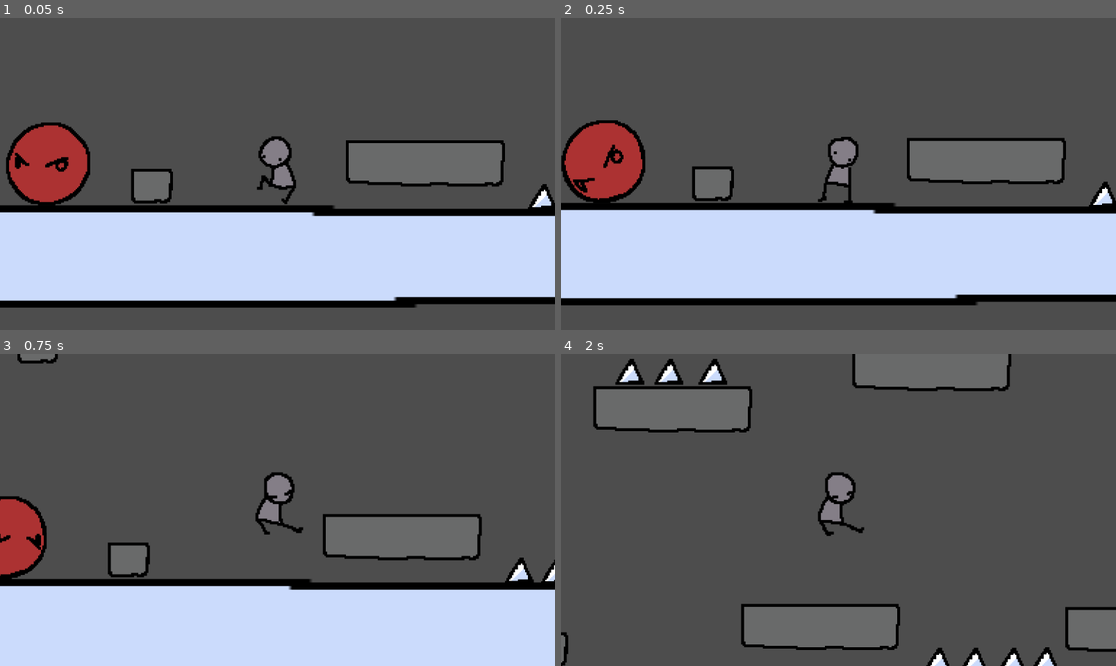
Above: before the commit, frames 1-4 (two rows, left to right).
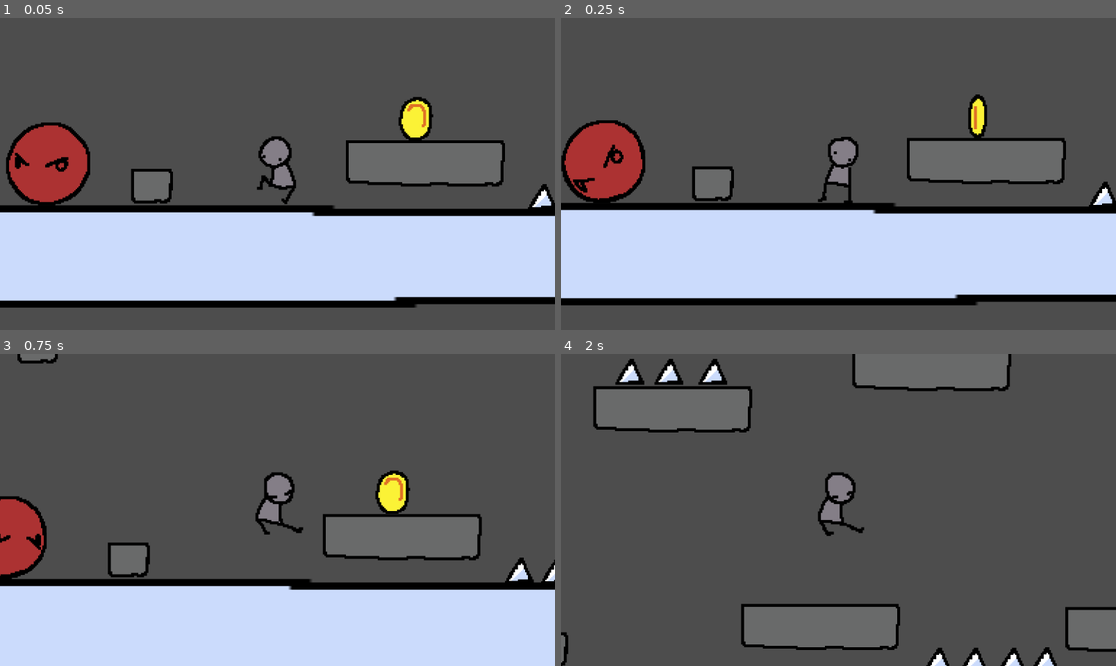
Above: after the commit, the same moments.

Repository: Helia8/platform
Game: Godot game, scene res://scenes/Level/Level1.tscn
Two runs of this game, one before a commit and one after it. Both use one fixed random seed, a clock stepped at 60 frames per second and the inputs below.
Inputs:
- Up to frame 1 (0.05 s): no input
- Up to frame 2 (0.25 s): no input
- Up to frame 3 (0.75 s): tap Enter (ui_accept) at 0.5 s; hold Right (ui_right) from 0.53 s (still down)
- Up to frame 4 (2 s): keep holding Right (ui_right); tap Enter (ui_accept) at 0.77, 1.52 s

The runs differ from the first frame. In frame 1, 0.7% of the frame differs, in the area x 71-79%, y 25-40%; in frame 2, 0.4%; in frame 3, 0.7%, in the area x 67-74%, y 37-52%; in frame 4, nothing differs.

Commit message:
feat: sprites

Diff:
--- a/scenes/Pickups/CoinPickup.tscn
+++ b/scenes/Pickups/CoinPickup.tscn
@@ -1,9 +1,33 @@
 [gd_scene format=3 uid="uid://c65r76r3p4o1"]
 
 [ext_resource type="Script" uid="uid://c73gmgd2vla27" path="res://src/Pickups/coin_pickup.gd" id="1_1b5st"]
+[ext_resource type="Texture2D" uid="uid://d1evko323eq04" path="res://assets/anims/obj/coin1.png" id="2_3cifr"]
+[ext_resource type="Texture2D" uid="uid://n4h01op5uq3c" path="res://assets/anims/obj/coin2.png" id="3_fajto"]
+[ext_resource type="Texture2D" uid="uid://ddpek5aipga6b" path="res://assets/anims/obj/coin3.png" id="4_wsqdb"]
+[ext_resource type="Texture2D" uid="uid://bsnvi6dob2vnr" path="res://assets/anims/obj/coin4.png" id="5_a43fy"]
 
 [sub_resource type="CircleShape2D" id="CircleShape2D_goyns"]
 radius = 73.171036
+
+[sub_resource type="SpriteFrames" id="SpriteFrames_m1t1i"]
+animations = [{
+"frames": [{
+"duration": 1.0,
+"texture": ExtResource("2_3cifr")
+}, {
+"duration": 1.0,
+"texture": ExtResource("3_fajto")
+}, {
+"duration": 1.0,
+"texture": ExtResource("4_wsqdb")
+}, {
+"duration": 1.0,
+"texture": ExtResource("5_a43fy")
+}],
+"loop": true,
+"name": &"idle",
+"speed": 5.0
+}]
 
 [node name="CoinPickup" type="Node2D" unique_id=488724526]
 script = ExtResource("1_1b5st")
@@ -13,4 +37,10 @@
 [node name="PickupCollision" type="CollisionShape2D" parent="CoinArea" unique_id=191844623]
 shape = SubResource("CircleShape2D_goyns")
 
+[node name="AnimatedSprite2D" type="AnimatedSprite2D" parent="CoinArea" unique_id=437787391]
+sprite_frames = SubResource("SpriteFrames_m1t1i")
+animation = &"idle"
+autoplay = "idle"
+frame_progress = 0.3172198
+
 [connection signal="body_entered" from="CoinArea" to="." method="_on_coin_area_body_entered"]
--- a/scenes/Platforms/MovingPlatformWithTrigger.tscn
+++ b/scenes/Platforms/MovingPlatformWithTrigger.tscn
@@ -1,6 +1,7 @@
-[gd_scene format=3 uid="uid://cymfehvegx6fg"]
+[gd_scene format=3 uid="uid://cgille8bku4ea"]
 
 [ext_resource type="Script" uid="uid://dwvxqjs5w3a1u" path="res://src/Platforms/moving_platform_with_trigger.gd" id="1_qckev"]
+[ext_resource type="Texture2D" uid="uid://dlm7ksv05yxor" path="res://assets/moving_platform.png" id="2_vy0lw"]
 
 [sub_resource type="Curve2D" id="Curve2D_en3ub"]
 resource_local_to_scene = true
@@ -10,10 +11,10 @@
 point_count = 4
 
 [sub_resource type="RectangleShape2D" id="RectangleShape2D_en3ub"]
-size = Vector2(389, 102)
+size = Vector2(281.32925, 59.72841)
 
 [sub_resource type="RectangleShape2D" id="RectangleShape2D_6hnjv"]
-size = Vector2(366, 8.771591)
+size = Vector2(240, 8.771591)
 
 [node name="MovingPlatformWithTrigger" type="Node2D" unique_id=633624828]
 script = ExtResource("1_qckev")
@@ -36,14 +37,19 @@
 position = Vector2(285.17075, 21.271591)
 
 [node name="PlatformCollision" type="CollisionShape2D" parent="PlatformBody" unique_id=1245673624]
-position = Vector2(195, 51)
+position = Vector2(141.16464, 29.864204)
 shape = SubResource("RectangleShape2D_en3ub")
 
 [node name="TriggerArea" type="Area2D" parent="PlatformBody" unique_id=1117030317]
 
 [node name="TriggerCollision" type="CollisionShape2D" parent="PlatformBody/TriggerArea" unique_id=248386789]
-position = Vector2(190, -3.8857956)
+position = Vector2(139.82925, -3.8857956)
 shape = SubResource("RectangleShape2D_6hnjv")
+
+[node name="MovingPlatform" type="Sprite2D" parent="PlatformBody" unique_id=1757147862]
+position = Vector2(141.45425, 29.72841)
+scale = Vector2(1.9274192, 1.0538461)
+texture = ExtResource("2_vy0lw")
 
 [connection signal="body_entered" from="PlatformBody/TriggerArea" to="." method="_on_trigger_area_body_entered"]
 [connection signal="body_exited" from="PlatformBody/TriggerArea" to="." method="_on_trigger_area_body_exited"]
